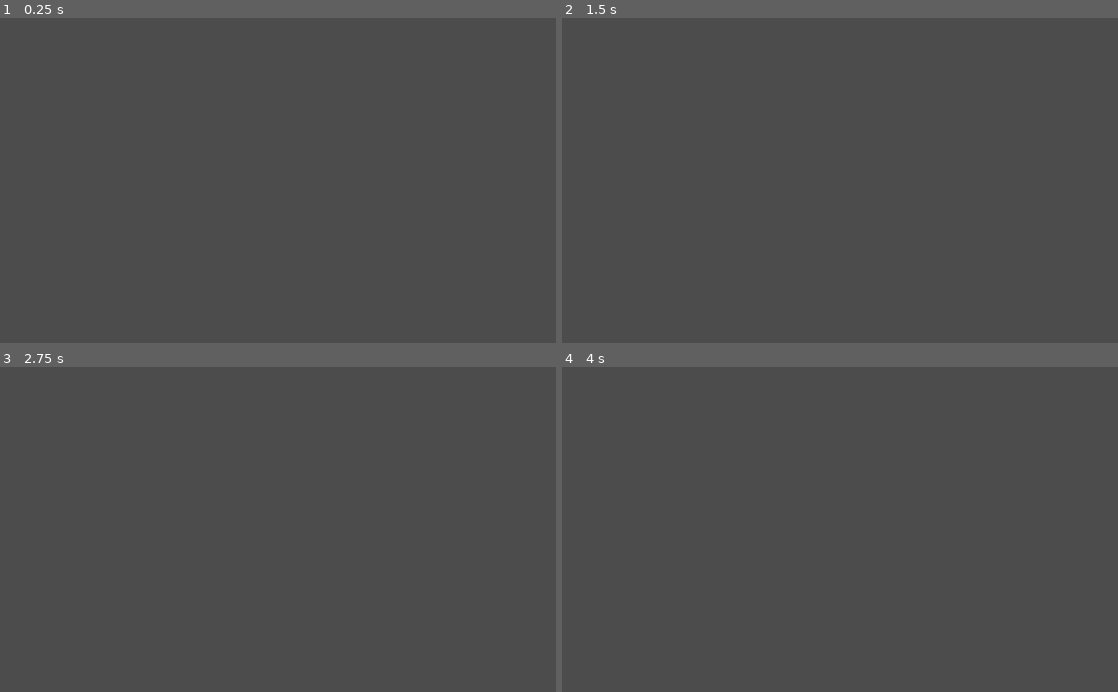
Above: before the commit, frames 1-4 (two rows, left to right).
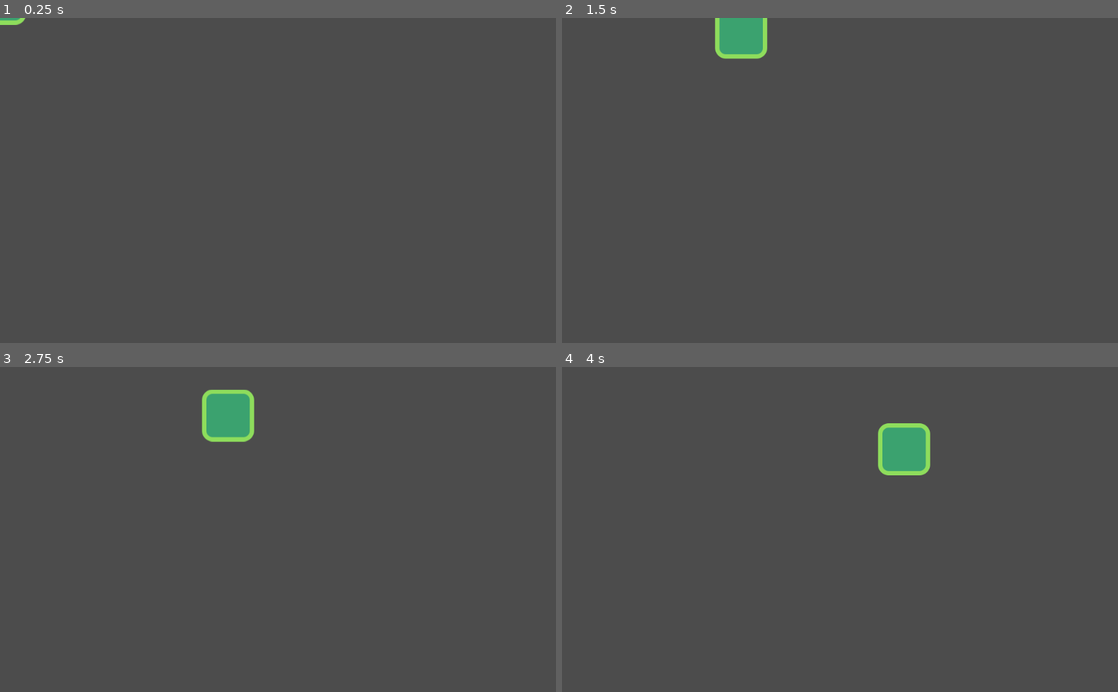
Above: after the commit, the same moments.

Repository: mati22124/testtt
Game: Godot game, scene res://ctors/plyer.tscn
Same seed, same stepped clock (60 frames per second), same inputs: the game is played once before the commit and once after it.
Inputs:
- Up to frame 1 (0.25 s): no input
- Up to frame 2 (1.5 s): hold Right (move_right) 0.53-1.28 s; hold Left (move_left) from 1.28 s (still down)
- Up to frame 3 (2.75 s): release Left (move_left) at 2.03 s; hold Right (move_right) from 2.03 s (still down)
- Up to frame 4 (4 s): release Right (move_right) at 3.53 s; hold Left (move_left) from 3.53 s (still down)

The runs differ from the first frame. In frame 1, less than 0.1% of the frame differs, in the area x 0-5%, y 0-3%; in frame 2, 1.2%; in frame 3, 1.5%, in the area x 36-46%, y 7-24%; in frame 4, 1.5%.

Commit message:
forgot too commit lmfaoooooooooooooooooooooooooo

Diff:
--- a/LevelTemp.tscn
+++ b/LevelTemp.tscn
@@ -14,5 +14,5 @@
 tile_data = PoolIntArray( 0, 0, 0, 12, 0, 0, 65536, 0, 0, 65548, 0, 0, 131072, 0, 0, 131084, 0, 0, 196608, 0, 0, 196620 …(316 unchanged characters)…
 
 [node name="PLyer" parent="." instance=ExtResource( 2 )]
-position = Vector2( 448, 210 )
-collision_mask = 0
+position = Vector2( 496, 114 )
+collision_mask = 8
--- a/ctors/ctor.gd
+++ b/ctors/ctor.gd
@@ -3,7 +3,7 @@
 
 export var gravity: = 3000.0
 export var speed: = Vector2(300.0,1000.0)
-var velocity: =Vector2(-300.0,0.0)
+var velocity: =Vector2(0.0,0.0)
 
 func _physics_process(delta: float) -> void:
 	velocity.y += gravity*delta
--- a/ctors/plyer.gd
+++ b/ctors/plyer.gd
@@ -1 +1,6 @@
 extends ctor
+
+func _physics_process(delta: float) -> void:
+	var direction:=Vector2(Input.get_action_strength("move_right")-Input.get_action_strength("move_left"),0.0)
+	velocity=speed*direction
+	velocity=move_and_slide(velocity)
